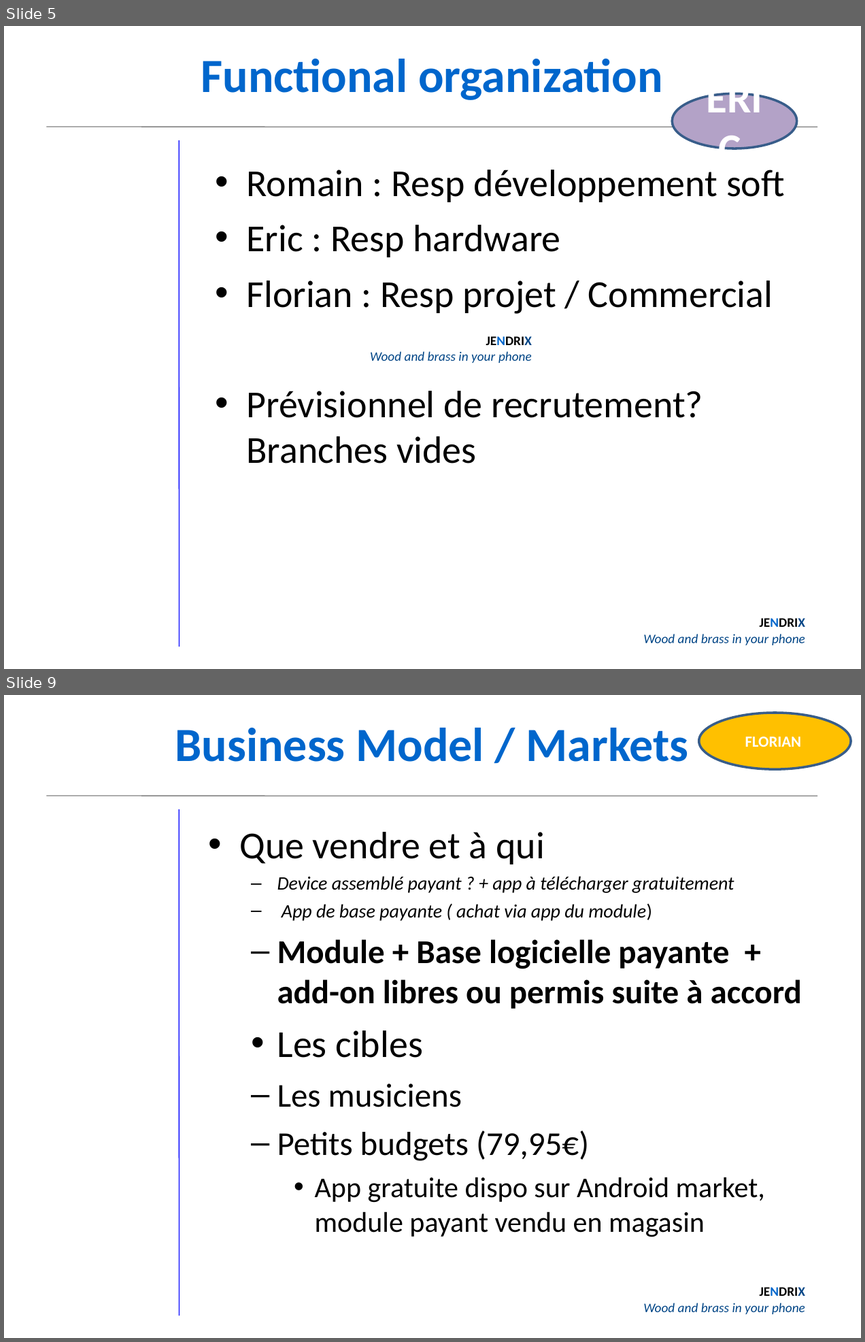
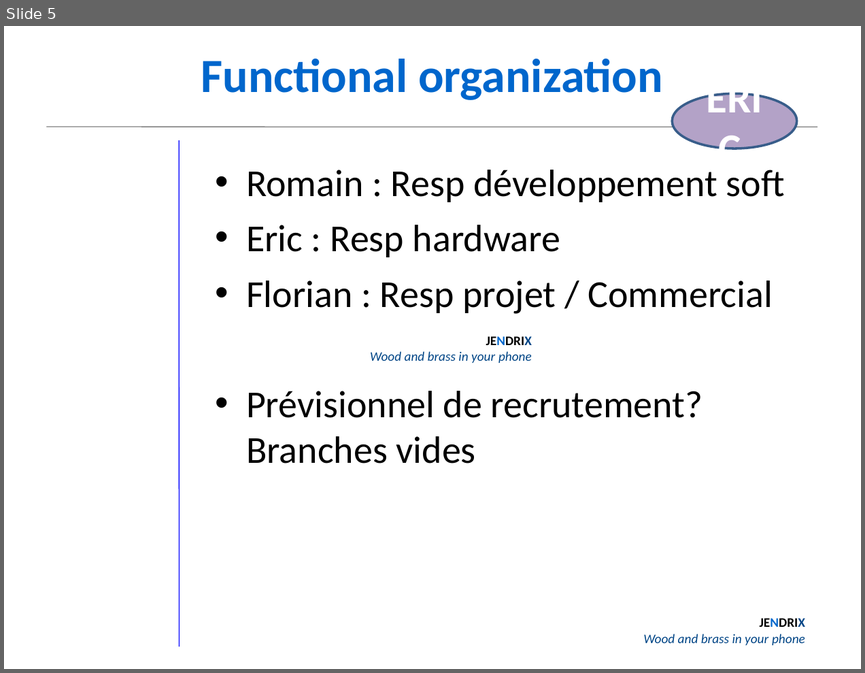
Before and after one commit to th3fr33man/jendrix, a slide deck: Rapports/JENDRIX ' presentation.ppt. Shown one above the other, each under a label of ours: slides 5 and 9 before the commit, slide 5 after it; the slides between them are not shown. The pictures are 865x1342 and 865x673 pixels, drawn with LibreOffice and Linux fonts; fonts in the diff are those of the drawing; background and template pictures are left out. Boxes give left, top, right and bottom in pixels: in the first picture for what was removed or moved away, otherwise in the second. Text is boxed around its words. In the diff, an @@ line names an element or a change of style, - is before the commit and + after.

```diff
--- a/Rapports/JENDRIX ' presentation.ppt
+++ b/Rapports/JENDRIX ' presentation.ppt
@@ slide 9 removed at (4,695,861,1338), background #FFFFFF; not listed: 3 template elements that a slide beside it also shows @@
@@ ellipse removed at (699,713,851,770) @@
-FLORIAN
@@ text removed at (175,728,689,762) @@
-Business Model / Markets
@@ text removed at (239,832,802,1237) @@
-• Que vendre et à qui
-  – Device assemblé payant ? + app à télécharger gratuitement
-  – App de base payante ( achat via app du module)
-  – Module + Base logicielle payante + add-on libres ou permis suite à accord
-  • Les cibles
-  – Les musiciens
-  – Petits budgets (79,95€)
-    • App gratuite dispo sur Android market, module payant vendu en magasin
```
Also in this commit, not shown: 5 other slides changed, 7 slides added, 4 other slides removed, 2 other files.
